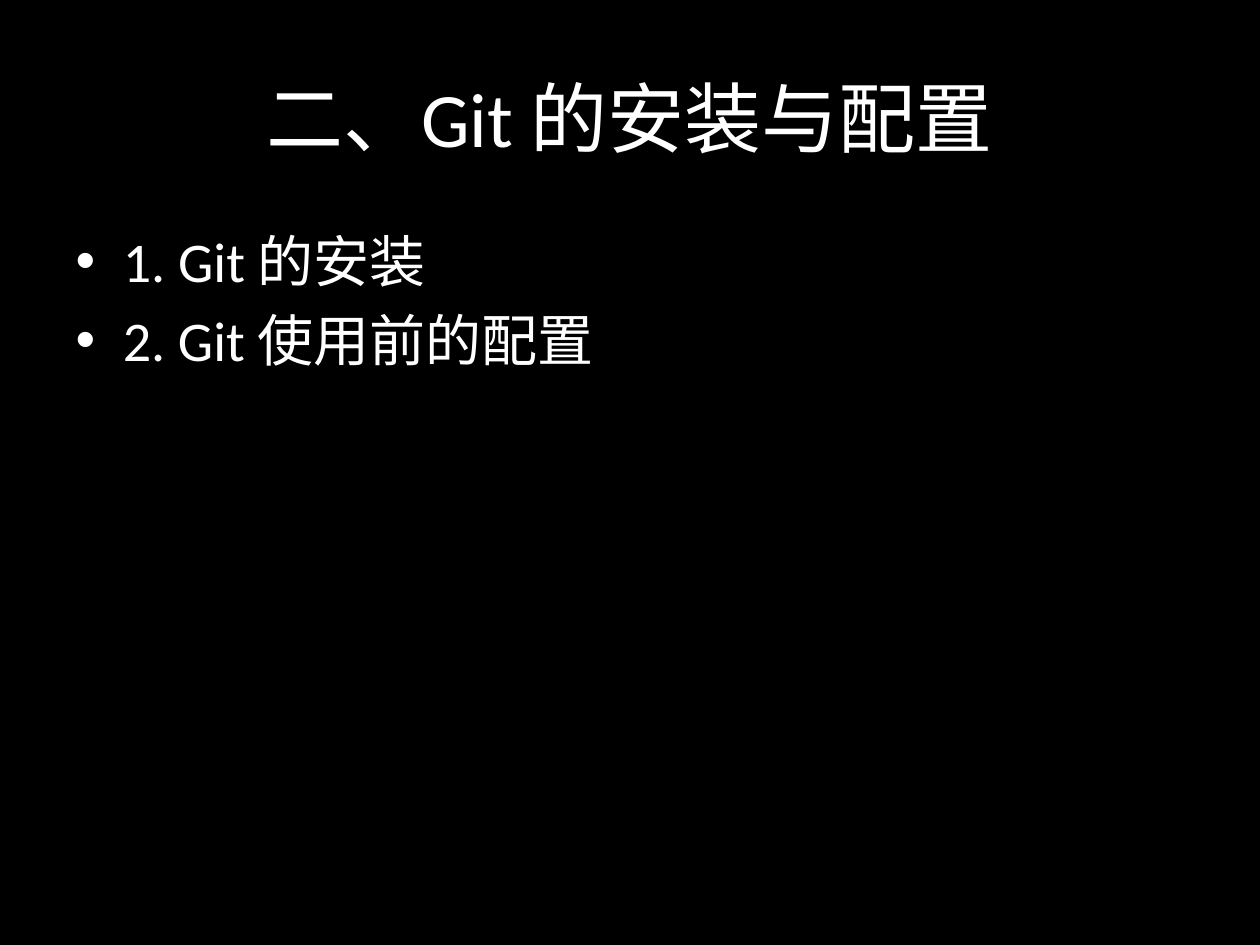
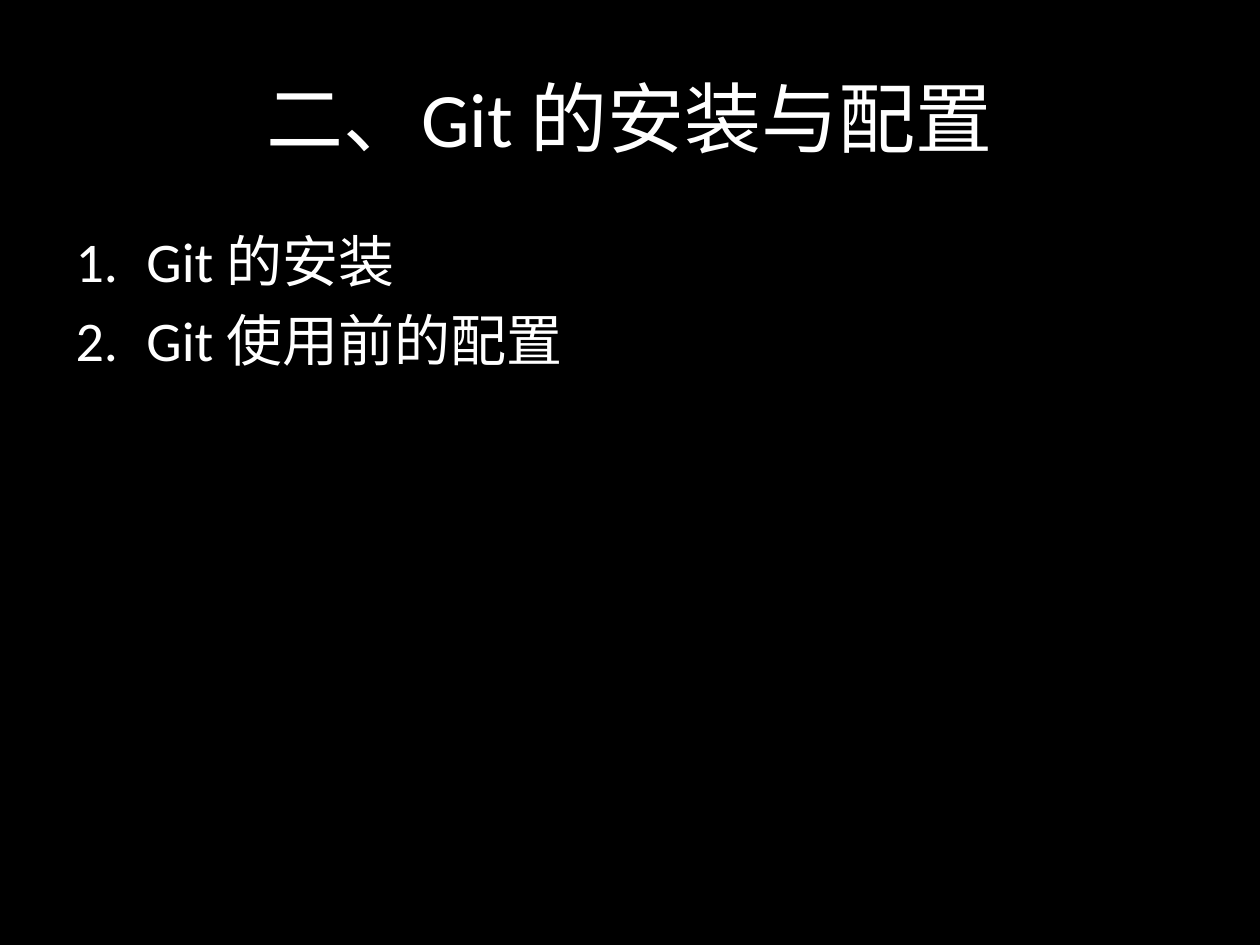
Before and after one commit to sontekliu/git-book, a slide deck: slide 7 of Git.pptx. Drawn at 1260x945 pixels with LibreOffice and Linux fonts; fonts in the diff are those of the drawing. Boxes give left, top, right and bottom in pixels: in the first picture for what was removed or moved away, otherwise in the second. Text is boxed around its words. In the diff, an @@ line names an element or a change of style, - is before the commit and + after.

```diff
--- a/Git.pptx
+++ b/Git.pptx
@@ text at <box>146,235,562,366</box>: text changed @@
-• 1. Git 的安装
-• 2. Git 使用前的配置
+1. Git 的安装
+2. Git 使用前的配置
```
Also in this commit, not shown: 18 other slides changed, 4 slides added.
